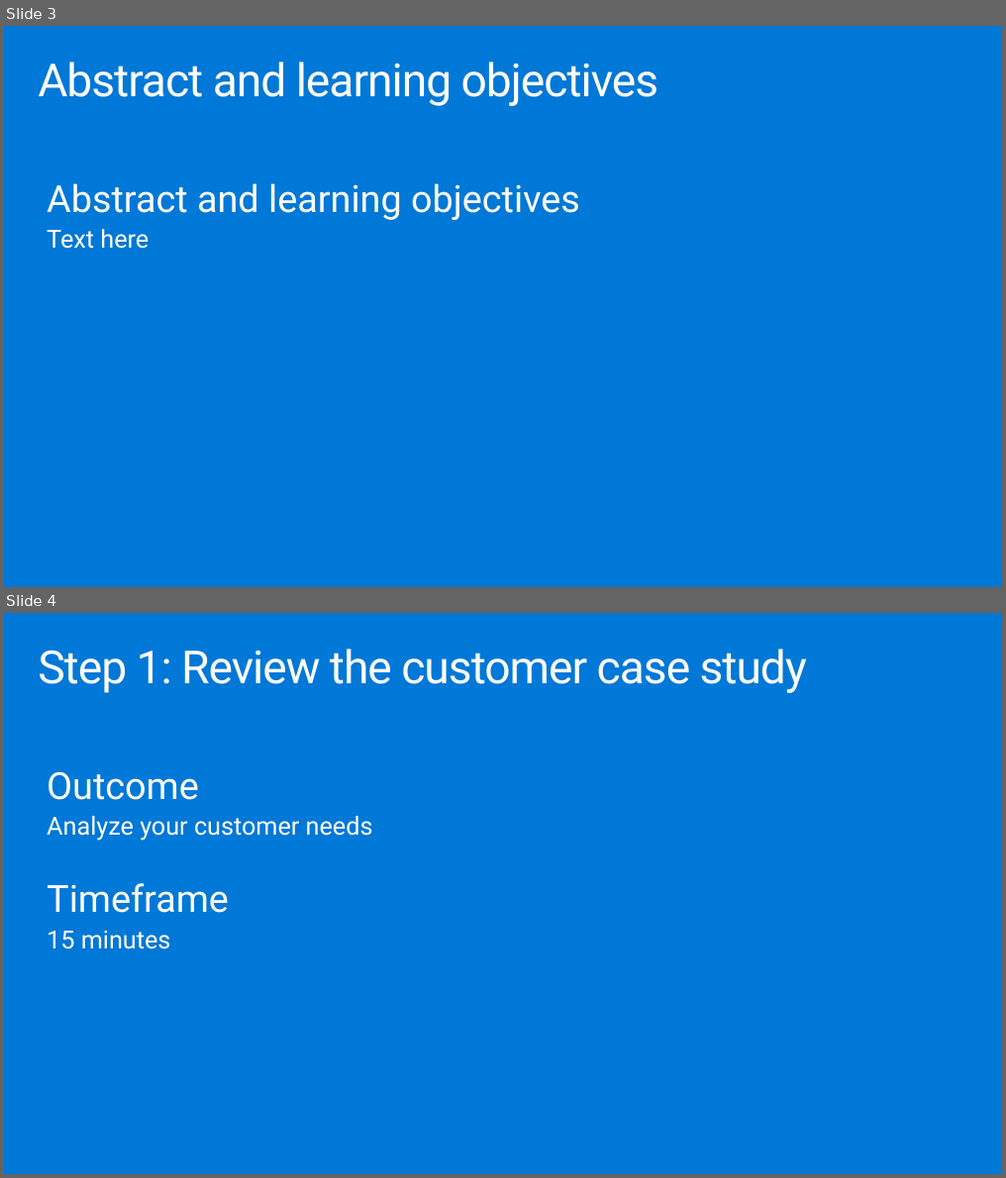
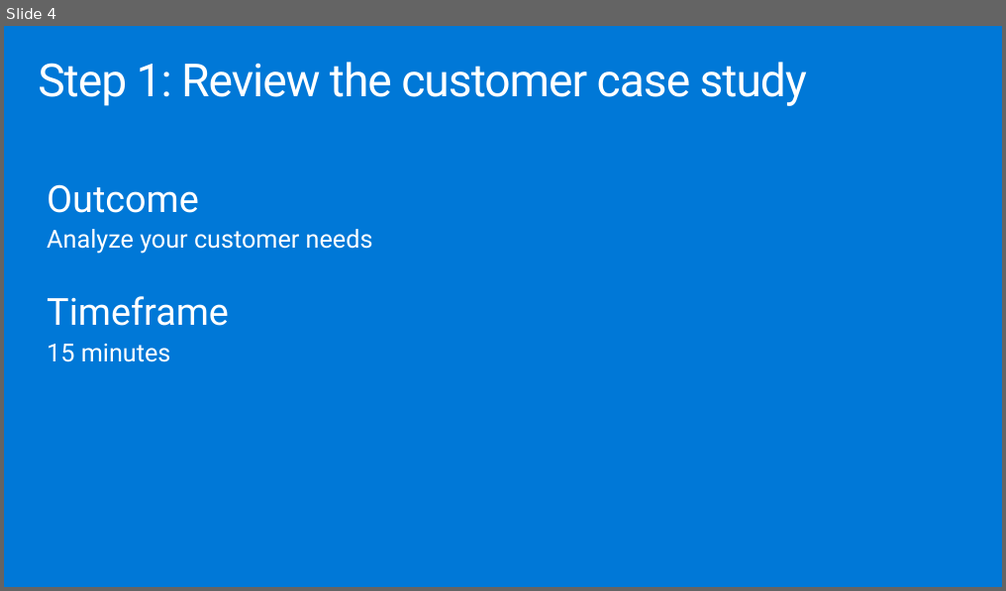
Before and after one commit to solliancenet/MCW-Managed-open-source-databases-on-Azure, a slide deck: Whiteboard design session/WDS trainer presentation - Managed open source databases on Azure.pptx. Shown one above the other, each under a label of ours: slides 3 and 4 before the commit, slide 4 after it. The pictures are 1006x1178 and 1006x591 pixels, drawn with LibreOffice and Linux fonts; fonts in the diff are those of the drawing. Boxes give left, top, right and bottom in pixels: in the first picture for what was removed or moved away, otherwise in the second. Text is boxed around its words. In the diff, an @@ line names an element or a change of style, - is before the commit and + after.

```diff
--- a/Whiteboard design session/WDS trainer presentation - Managed open source databases on Azure.pptx
+++ b/Whiteboard design session/WDS trainer presentation - Managed open source databases on Azure.pptx
@@ slide 3 removed at bbox=[4, 26, 1002, 587], background #0078D7 @@
@@ title removed at bbox=[38, 62, 658, 106] @@
-Abstract and learning objectives
@@ text removed at bbox=[47, 183, 580, 249] @@
-Abstract and learning objectives
-Text here
```
Also in this commit, not shown: 6 slides added, 2 other slides removed, 1 other file.
